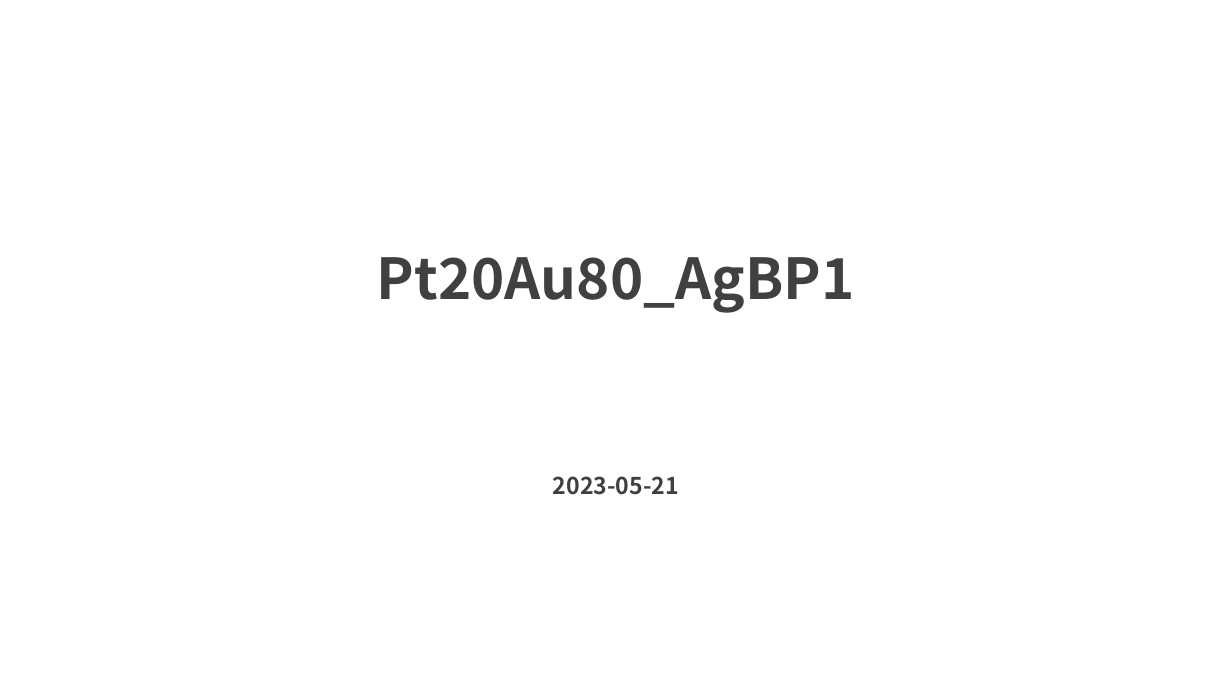
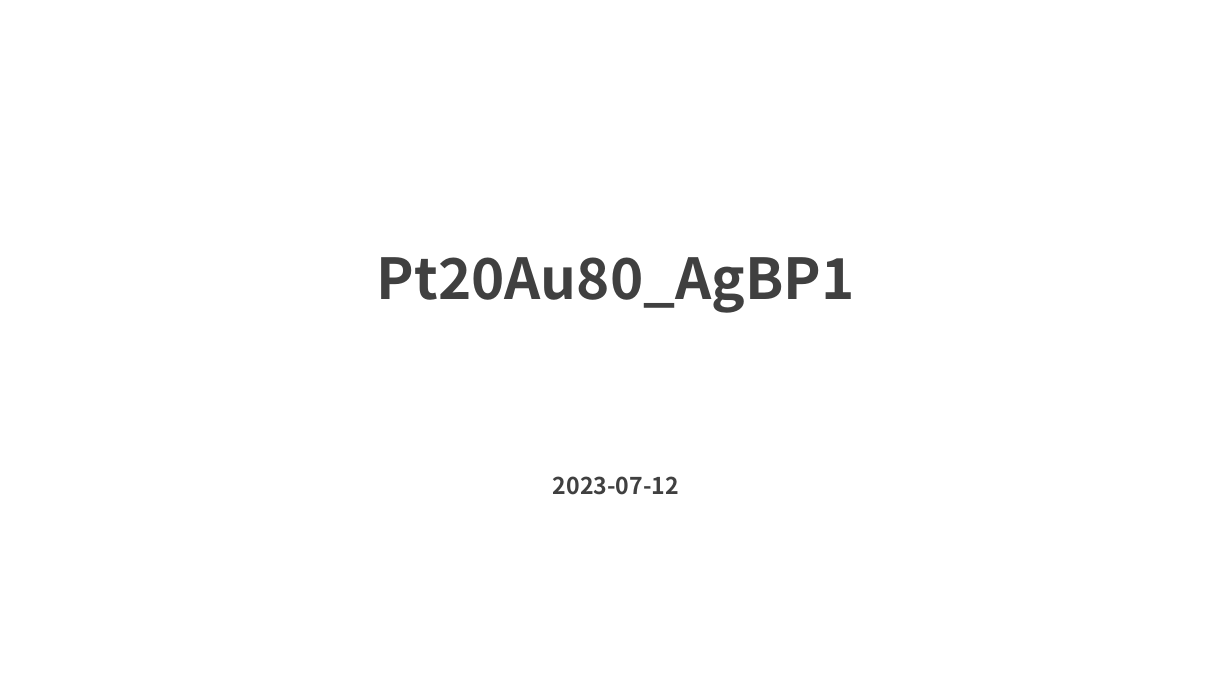
Before and after one commit to Ameyanagi/DecomNano, a slide deck: slide 1 of examples/notebook/slides/Pt20Au80_AgBP1.pptx. Drawn at 1232x693 pixels with LibreOffice and Linux fonts; fonts in the diff are those of the drawing. Boxes give left, top, right and bottom in pixels: in the first picture for what was removed or moved away, otherwise in the second. Text is boxed around its words. In the diff, an @@ line names an element or a change of style, - is before the commit and + after.

```diff
--- a/examples/notebook/slides/Pt20Au80_AgBP1.pptx
+++ b/examples/notebook/slides/Pt20Au80_AgBP1.pptx
@@ text at (553,476,679,495): text changed @@
-2023-05-21
+2023-07-12
```
Also in this commit, not shown: 1 other slide changed, 54 other files.
